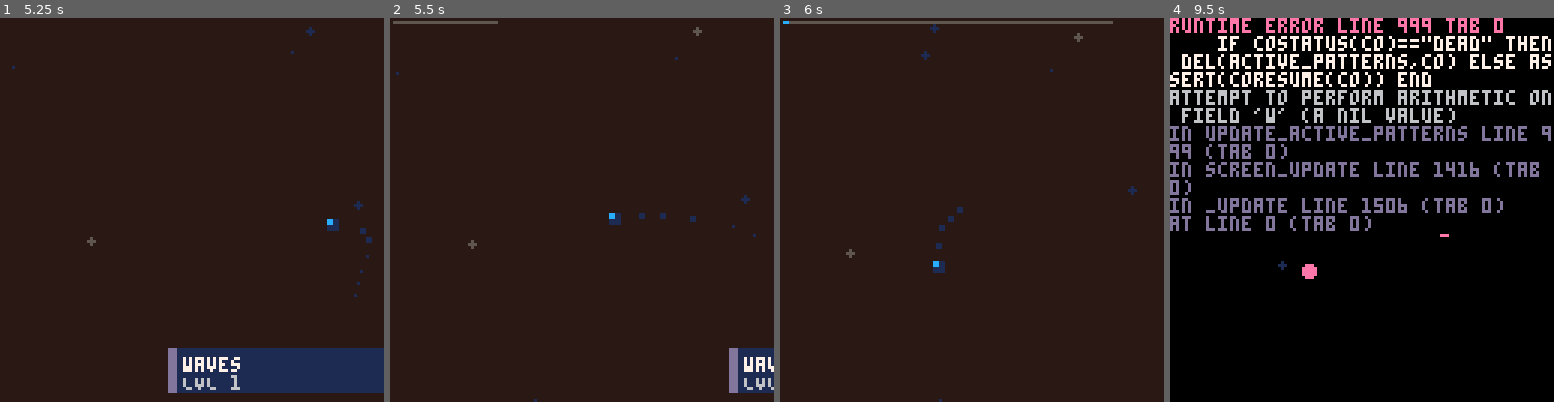
Above: before the commit, frames 1-4 (left to right).
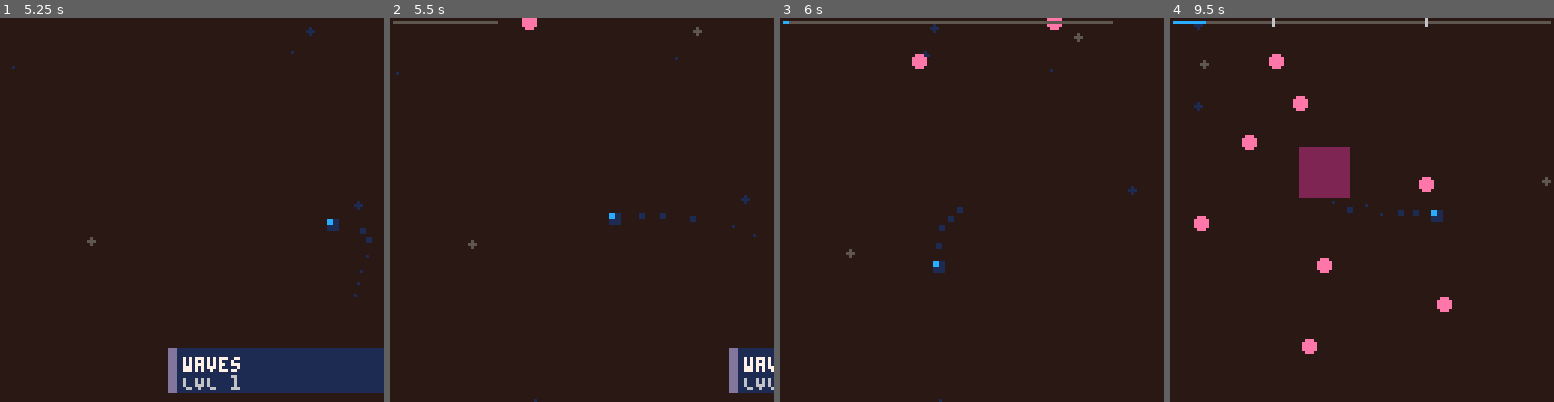
Above: after the commit, the same moments.

Repository: kastlev/tiny-shapes-and-beats
Game: PICO-8 cartridge tiny_beats_and_shapes.p8
The game is run twice, just before and just after one commit, with the same random seed, the same clock (stepped at 60 frames per second) and the same inputs.
Inputs:
- Up to frame 1 (5.25 s): tap X (X key) at 0.33, 1.07, 1.85, 2.97, 4.08, 5.2 s; tap O (Z key) at 0.7, 1.7, 2.1, 2.5, 2.9, 3.3, 3.7, 4.1, 4.5, 4.9 s; hold Right 1.6-2.1 s; hold Up 2.15-2.42 s; hold Right 2.47-3.03 s; hold Left 3.08-3.58 s; hold Down 3.63-3.97 s; hold Right 4.02-4.68 s; hold Up 4.73-5.03 s; hold Left from 5.08 s (still down)
- Up to frame 2 (5.5 s): keep holding Left; tap O (Z key) at 5.3 s
- Up to frame 3 (6 s): release Left at 5.68 s; tap O (Z key) at 5.7 s; hold Down from 5.73 s (still down)
- Up to frame 4 (9.5 s): release Down at 6.03 s; hold Right 6.08-6.58 s; tap O (Z key) every 0.4 s from 6.1 to 9.3 s; tap X (X key) at 6.32, 7.43, 8.55 s; hold Right 6.63-7.13 s; hold Up 7.18-7.45 s; hold Right 7.5-8.07 s; hold Left 8.12-8.62 s; hold Down 8.67-9 s; hold Right from 9.05 s (still down)

Frame 1 is identical in both runs. In frame 2, 0.1% of the frame differs, in the area x 34-39%, y 0-4%; in frame 3, 0.2%; in frame 4, 100%, in the area x 0-100%, y 0-100%.
Error before the commit: runtime error line 999 tab 0; if costatus(co)=="dead" then del(active_patterns,co) else assert(coresume(co)) end; attempt to perform arithmetic on field 'w' (a…

Commit message:
Actualizar parámetros en la inicialización del jugador: cambiar 'h' a 'w' para mayor claridad y consistencia.

Diff:
--- a/src/levels.lua
+++ b/src/levels.lua
@@ -16,7 +16,7 @@
             elseif v=="@" then g[k]=flr(k=="x" and p.x+2 or p.y+2) end
           end
           meanwhile(function() _ENV[f](g) end)
-          wait_frames(g.w or 0)
+          wait_frames(g.wait or 0)
         end
       end
     end
@@ -43,69 +43,71 @@
 
 LEVEL_COUNT = #LEVEL_META
 
--- plantillas: "funcion;clave=valor;..."
 T = {
-  sp = "spw_loop;pattern=point;x=64;y=64;n=16;enemy_type=E_CIRCLE;size=3;color=13;warning=false;duration_frames=1;burst=true;burst_count=3;burst_speed=1.3;burst_size=2;burst_duration_frames=110;spawn_interval=5;stagger_burst_angle_offset=0.03;burst_quiet=true",
-  ai = "spw;enemy_type=E_BULLET;size=3;aim=2.2;duration_frames=120",
-  h = "spw;enemy_type=E_LINE_BI;x=64;ang=0;len=72;size=3;warning_time=20;duration_frames=18",
-  v = "spw;enemy_type=E_LINE_BI;y=64;ang=0.25;len=72;size=3;warning_time=20;duration_frames=18",
-  x = "spw;enemy_type=E_CROSS;x=64;y=64;len=72;size=3;ang_vel=0.006;warning_time=30;duration_frames=210",
-  b = "spw;enemy_type=E_CIRCLE;size=5;warning_time=25;duration_frames=1;burst=true;burst_count=10;burst_speed=1.4;burst_size=2;burst_duration_frames=110",
-  r = "spw;size=1;size_max=70;fill=false;grow_px=1.8;warning_time=20;duration_frames=40",
-  c = "spw_loop;pattern=column;column_x=-4;random=true;parallel=true;enemy_type=E_BULLET;size=3;vx=3.4;n=9;duration_frames=45",
-  ch = "spw_loop;pattern=perimeter;parallel=true;chase=true;chase_turn=0.05;size=4;warning_time=30;duration_frames=130",
-  sq = "spw_loop;enemy_type=E_SQUARE;parallel=true;near_player=true;near_range=24;size=8;warning_time=45;duration_frames=25",
+  -- ===== formas basicas =====
+  hline   = "spw;type=E_LINE_BI;x=64;ang=0;len=72;size=3;warning_frames=20;duration_frames=18",
+  vline   = "spw;type=E_LINE_BI;y=64;ang=0.25;len=72;size=3;warning_frames=20;duration_frames=18",
+  cross   = "spw;type=E_CROSS;x=64;y=64;len=72;size=3;ang_vel=0.006;warning_frames=30;duration_frames=210",
+  burst   = "spw;type=E_CIRCLE;size=5;warning_frames=25;duration_frames=1;burst=true;burst_count=10;burst_speed=1.4;burst_size=2;burst_duration_frames=110",
+  ring    = "spw;size=1;size_max=70;fill=false;grow_px=1.8;warning_frames=20;duration_frames=40",
+  column  = "spw_loop;pattern=column;column_x=-4;random=true;parallel=true;type=E_BULLET;size=3;vx=3.4;n=9;duration_frames=45",
+  chasers = "spw_loop;pattern=perimeter;parallel=true;chase=true;chase_turn=0.05;size=4;warning_frames=30;duration_frames=130",
+  squares = "spw_loop;type=E_SQUARE;parallel=true;near_player=true;near_range=24;size=8;warning_frames=45;duration_frames=25",
+  rain    = "spw_loop;pattern=row;random=true;n=3;parallel=true;type=E_BULLET;size=3;vy=1.5;duration_frames=100",
+  -- aimed : bala apuntada al jugador. aim = velocidad (< 2.5, tu velocidad maxima).
+  aimed   = "spw;type=E_BULLET;size=3;aim=2.2;duration_frames=120",
+  -- spiral: n emisores de 1 frame, cada uno con angulo +0.03. Dura n*spawn_interval (80 f).
+  spiral  = "spw_loop;pattern=point;x=64;y=64;n=16;type=E_CIRCLE;size=3;color=13;warning=false;duration_frames=1;burst=true;burst_count=3;burst_speed=1.3;burst_size=2;burst_duration_frames=110;spawn_interval=5;stagger_burst_angle_offset=0.03;burst_quiet=true",
+  -- emitter: entra desde un borde (x,y -> target_x,target_y), se queda 20 f y suelta un anillo.
+  --          ease_move=out_quad ya es lineal (tu _ease). Para sensacion "out" usa ease_move=lerp;lerp_factor=.15
+  emitter = "spw;type=E_CIRCLE;size=4;warning=false;ease_move=out_quad;duration_frames=30;hold_frames=20;flicker=true;burst=true",
+
   -- ===== ZONAS (E_HOLE: lo de FUERA del circulo es letal) =====
-  -- hl : zona quieta. size = radio seguro. Dura warning_time + duration_frames.
-  hl = "spw;enemy_type=E_HOLE;x=64;y=64;size=36;warning_time=45;duration_frames=195",
-  -- o  : zona que orbita. orbit_radius = tamano de la orbita, orbit_speed = vueltas/frame
-  --      (0.006 ~ 0.8 px/frame, 0.009 ~ 1.5 px/frame). x = punto de partida.
-  o = "spw;enemy_type=E_HOLE;orbit=true;orbit_cx=64;orbit_cy=64;orbit_ang=0;orbit_radius=22;orbit_speed=0.006;x=86;y=64;size=34;warning_time=45;duration_frames=315",
-  -- l  : mitad de un "lente". Se lanzan DOS con orbit_ang distinto y solo la interseccion es segura.
-  l = "spw;enemy_type=E_HOLE;orbit=true;orbit_cx=64;orbit_cy=64;orbit_radius=12;orbit_speed=0.006;y=64;size=36;warning_time=30;duration_frames=330",
-  -- j  : zona de salto. Nace en x,y, vive duration_frames y desaparece.
-  j = "spw;enemy_type=E_HOLE;size=28;warning_time=30;duration_frames=90",
-  -- k  : balas que caen desde arriba.
-  k = "spw_loop;pattern=row;random=true;n=3;parallel=true;enemy_type=E_BULLET;size=3;vy=1.5;duration_frames=100",
-  -- rz : anillo para usar DENTRO de una zona.
-  --   size_max        = radio del hoyo + 2. Mas grande no sirve: afuera ya es letal.
-  --   grow_px         = velocidad. Es la perilla principal de dificultad.
-  --   duration_frames = ceil(size_max / grow_px) + 1. Si es menor, el anillo muere a medio crecer.
-  --   warning_time    = frames que tienes para reaccionar antes de que empiece a crecer
-  --                     (el warning es solo un punto en el centro).
-  --   Tabla (size_max=30):  grow_px 0.7 -> duration 43 (facil)
-  --                         grow_px 0.9 -> duration 34 (normal)
-  --                         grow_px 1.2 -> duration 26 (dificil)
-  rz = "spw;size=1;size_max=30;fill=false;grow_px=0.9;warning_time=30;duration_frames=34"
+  -- zone    : zona quieta. size = radio seguro. Dura warning_frames + duration_frames.
+  zone     = "spw;type=E_HOLE;x=64;y=64;size=36;warning_frames=45;duration_frames=195",
+  -- orbzone : zona que orbita. orbit_radius = tamano de la orbita, orbit_speed = vueltas/frame
+  --           (0.006 ~ 0.8 px/frame, 0.009 ~ 1.5 px/frame). x = punto de partida.
+  orbzone  = "spw;type=E_HOLE;orbit=true;orbit_cx=64;orbit_cy=64;orbit_ang=0;orbit_radius=22;orbit_speed=0.006;x=86;y=64;size=34;warning_frames=45;duration_frames=315",
+  -- lens    : mitad de un "lente". Se lanzan DOS con orbit_ang distinto; solo la interseccion es segura.
+  lens     = "spw;type=E_HOLE;orbit=true;orbit_cx=64;orbit_cy=64;orbit_radius=12;orbit_speed=0.006;y=64;size=36;warning_frames=30;duration_frames=330",
+  -- jumpzone: zona de salto. Nace en x,y, vive duration_frames y desaparece.
+  jumpzone = "spw;type=E_HOLE;size=28;warning_frames=30;duration_frames=90",
+  -- zonering: anillo para usar DENTRO de una zona.
+  --   size_max        = radio del hoyo + 2 (mas grande no sirve: afuera ya es letal)
+  --   grow_px         = velocidad, la perilla principal de dificultad
+  --   duration_frames = ceil(size_max / grow_px) + 1 (si es menor, muere a medio crecer)
+  --   warning_frames  = frames para reaccionar (el warning es solo un punto en el centro)
+  --   Tabla (size_max=30): grow_px 0.7 -> 43 (facil) | 0.9 -> 34 (normal) | 1.2 -> 26 (dificil)
+  zonering = "spw;size=1;size_max=30;fill=false;grow_px=0.9;warning_frames=30;duration_frames=34"
 }
 
 function level_1()
   level_setup(1)
   play {
     -- m1-2 lluvia lenta
-    "spw_loop;pattern=row;random=true;n=8;parallel=true;stagger=15;enemy_type=E_BULLET;vy=0.9;size=2;duration_frames=220;w=120",
+    "spw_loop;pattern=row;random=true;n=8;parallel=true;stagger=15;type=E_BULLET;vy=0.9;size=2;duration_frames=220;wait=120",
     -- m3-5 cuadrados cerca del jugador
-    "sq;n=8;stagger=15;w=120",
-    "sq;n=2;stagger=30/sq;n=2;stagger=30;w=60",
+    "squares;n=8;stagger=15;wait=120",
+    "squares;n=2;stagger=30/squares;n=2;stagger=30;wait=60",
     -- m6-7 anillos lentos
-    "spw_loop;pattern=point;x=64;y=64;n=2;parallel=true;stagger=30;size=1;size_max=92;fill=false;grow_px=1.4;warning_time=30;duration_frames=70;w=120",
+    "spw_loop;pattern=point;x=64;y=64;n=2;parallel=true;stagger=30;size=1;size_max=92;fill=false;grow_px=1.4;warning_frames=30;duration_frames=70;wait=120",
     120, -- m8-9 respiro + checkpoint 1
     -- m10-14 perseguidores
-    "ch;n=4;stagger=30;chase_speed=0.9;w=120",
-    "ch;n=8;stagger=15;chase_speed=1.0;w=120",
-    "ch;n=12;stagger=5;chase_speed=1.1;w=60",
+    "chasers;n=4;stagger=30;chase_speed=0.9;wait=120",
+    "chasers;n=8;stagger=15;chase_speed=1.0;wait=120",
+    "chasers;n=12;stagger=5;chase_speed=1.1;wait=60",
     -- m15-18 columnas desde la derecha
-    "4*c;column_x=140;n=5;vx=-2.2;duration_frames=80;w=30",
-    "4*c;column_x=140;n=7;vx=-2.6;duration_frames=80;w=30",
+    "4*column;column_x=140;n=5;vx=-2.2;duration_frames=80;wait=30",
+    "4*column;column_x=140;n=7;vx=-2.6;duration_frames=80;wait=30",
     60, -- m19 respiro + checkpoint 2
     -- m20-24 bola que rebota + anillos
-    "spw;x=20;y=20;vx=1.9;vy=1.5;size=3;warning_time=30;duration_frames=270;bounce=true;bounce_speed_mult=1.05;bounce_size_mult=1.06",
-    "2*r;grow_px=1.5;warning_time=30;duration_frames=50;w=60",
-    "6*r;grow_px=1.5;warning_time=30;duration_frames=50;w=30",
+    "spw;x=20;y=20;vx=1.9;vy=1.5;size=3;warning_frames=30;duration_frames=270;bounce=true;bounce_speed_mult=1.05;bounce_size_mult=1.06",
+    "2*ring;grow_px=1.5;warning_frames=30;duration_frames=50;wait=60",
+    "6*ring;grow_px=1.5;warning_frames=30;duration_frames=50;wait=30",
     -- m25-26 final
-    "b;x=64;y=64;warning_time=30;burst_count=12;burst_speed=1.3;w=30",
-    "b;x=64;y=64;warning_time=30;burst_count=12;burst_speed=1.3;burst_angle_offset=0.04;w=30",
-    "spw_loop;pattern=point;x=64;y=64;n=3;parallel=true;stagger=5;size=1;size_max=100;fill=false;grow_px=1.6;warning_time=30;duration_frames=65;w=60"
+    "burst;x=64;y=64;warning_frames=30;burst_count=12;burst_speed=1.3;wait=30",
+    "burst;x=64;y=64;warning_frames=30;burst_count=12;burst_speed=1.3;burst_angle_offset=0.04;wait=30",
+    "spw_loop;pattern=point;x=64;y=64;n=3;parallel=true;stagger=5;size=1;size_max=100;fill=false;grow_px=1.6;warning_frames=30;duration_frames=65;wait=60"
   }
 end
 
@@ -113,108 +115,107 @@
   level_setup(2)
   play {
     -- m1-4 lineas apuntadas al jugador
-    "2*h;y=@;warning_time=25;w=30/v;x=@;warning_time=25;w=30",
-    "4*h;y=@;w=15/v;x=@;w=15",
+    "2*hline;y=@;warning_frames=25;wait=30/vline;x=@;warning_frames=25;wait=30",
+    "4*hline;y=@;wait=15/vline;x=@;wait=15",
     -- m5-8 cruces
-    "4*h;y=@/v;x=@;w=30",
-    "2*h;y=@/v;x=@/v;x=?;size=4;w=30",
-    "2*h;y=@/v;x=@/h;y=?;size=4;w=30",
+    "4*hline;y=@/vline;x=@;wait=30",
+    "2*hline;y=@/vline;x=@/vline;x=?;size=4;wait=30",
+    "2*hline;y=@/vline;x=@/hline;y=?;size=4;wait=30",
     120, -- m9-10 respiro + checkpoint 1
     -- m11-15 cruz giratoria + anillos de balas
-    "x;w=30",
-    "7*b;burst_angle_offset=?;warning_time=20;w=30",
-    "h;y=@;w=30/v;x=@;w=30",
+    "cross;wait=30",
+    "7*burst;burst_angle_offset=?;warning_frames=20;wait=30",
+    "hline;y=@;wait=30/vline;x=@;wait=30",
     -- m16-18 columnas rapidas + lineas
-    "3*c;w=15/h;y=@;warning_time=18;w=15/c;column_x=140;vx=-3.4;w=15/v;x=@;warning_time=18;w=15",
+    "3*column;wait=15/hline;y=@;warning_frames=18;wait=15/column;column_x=140;vx=-3.4;wait=15/vline;x=@;warning_frames=18;wait=15",
     120, -- m19-20 respiro + checkpoint 2
     -- m21-27 lineas + perseguidores + bola
-    "spw;x=20;y=20;vx=2.2;vy=1.7;size=4;warning_time=25;duration_frames=300;bounce=true;bounce_speed_mult=1.04;bounce_size_mult=1.04",
-    "ch;n=8;stagger=7;chase_speed=1.5;warning_time=25;duration_frames=150",
-    "2*h;y=@;w=30/v;x=@;w=30",
-    "2*r/v;x=?;size=4;w=30/r/h;y=?;size=4;w=30",
-    "ch;n=6;stagger=7;chase_speed=1.6;warning_time=25;duration_frames=120",
-    "6*h;y=@;warning_time=18;w=15/v;x=@;warning_time=18;w=15",
+    "spw;x=20;y=20;vx=2.2;vy=1.7;size=4;warning_frames=25;duration_frames=300;bounce=true;bounce_speed_mult=1.04;bounce_size_mult=1.04",
+    "chasers;n=8;stagger=7;chase_speed=1.5;warning_frames=25;duration_frames=150",
+    "2*hline;y=@;wait=30/vline;x=@;wait=30",
+    "2*ring/vline;x=?;size=4;wait=30/ring/hline;y=?;size=4;wait=30",
+    "chasers;n=6;stagger=7;chase_speed=1.6;warning_frames=25;duration_frames=120",
+    "6*hline;y=@;warning_frames=18;wait=15/vline;x=@;warning_frames=18;wait=15",
     120, -- m28-29 respiro + checkpoint 3
     -- m30-35 final
-    "x;ang_vel=0.007;w=30",
-    "4*b;burst_count=12;burst_speed=1.5;burst_angle_offset=?;warning_time=20;w=30",
-    "c;w=15/v;x=@;warning_time=15;w=15/c;column_x=140;vx=-3.4;w=15/h;y=@;warning_time=15;w=15/c;w=15/v;x=@;warning_time=15;w=15",
+    "cross;ang_vel=0.007;wait=30",
+    "4*burst;burst_count=12;burst_speed=1.5;burst_angle_offset=?;warning_frames=20;wait=30",
+    "column;wait=15/vline;x=@;warning_frames=15;wait=15/column;column_x=140;vx=-3.4;wait=15/hline;y=@;warning_frames=15;wait=15/column;wait=15/vline;x=@;warning_frames=15;wait=15",
     -- ultimos 4 pares de beats: entra todo junto
-    "h;y=@;warning_time=15/v;x=@;warning_time=15/r;w=30",
-    "c/h;y=@;warning_time=15;w=30",
-    "b;burst_count=12;burst_speed=1.5;burst_angle_offset=?/h;y=@;warning_time=15/v;x=@;warning_time=15;w=30",
-    "c;column_x=140;vx=-3.4/h;y=@;warning_time=15/v;x=@;warning_time=15/r/b;burst_count=12;burst_speed=1.5;burst_angle_offset=?;w=30"
+    "hline;y=@;warning_frames=15/vline;x=@;warning_frames=15/ring;wait=30",
+    "column/hline;y=@;warning_frames=15;wait=30",
+    "burst;burst_count=12;burst_speed=1.5;burst_angle_offset=?/hline;y=@;warning_frames=15/vline;x=@;warning_frames=15;wait=30",
+    "column;column_x=140;vx=-3.4/hline;y=@;warning_frames=15/vline;x=@;warning_frames=15/ring/burst;burst_count=12;burst_speed=1.5;burst_angle_offset=?;wait=30"
   }
 end
 
 -- =====================================================================
--- NIVEL 3 "zona"  ·  120 BPM  ·  1 beat = 15 f  ·  1 compas = 60 f
+-- NIVEL 3 "zona"  -  120 BPM  -  1 beat = 15 f  -  1 compas = 60 f
 -- Total: 2400 f (40 compases)
 --
 -- Formato de cada linea de play{}:
 --   numero          -> espera ese numero de frames
 --   "N*plantilla"   -> repite la linea N veces
 --   "a/b/c"         -> lanza a, b y c a la vez
---   ";w=30"         -> despues de lanzar ESE patron, espera 30 f
+--   ";wait=30"      -> despues de lanzar ESE patron, espera 30 f
 --   "x=@ / y=@"     -> posicion actual del jugador
 --   "?"             -> valor aleatorio
 --
--- REGLA DE LAS ZONAS: la suma de los w= de cada tramo debe ser igual a
--- warning_time + duration_frames de su hoyo. Asi nace el siguiente justo
+-- REGLA DE LAS ZONAS: la suma de los wait= de cada tramo debe ser igual a
+-- warning_frames + duration_frames de su hoyo. Asi nace el siguiente justo
 -- cuando muere el anterior y los tiempos caen en beat.
 -- =====================================================================
 function level_3()
   level_setup(3)
   play {
-    -- ---- m1-4 (240 f) · zona quieta: solo aprendes que afuera duele ----
-    -- hl: 45 de warning + 195 de vida = 240 f
-    "hl;w=45",
-    "3*c;vx=1.4;n=3;duration_frames=110;w=60",   -- 3 volleys lentos, uno por compas (180 f)
-    15,                                           -- ajuste para llegar a 240
-
-    -- ---- m5-10 (360 f) · la zona orbita (~0.8 px/frame): hay que seguirla ----
-    -- o: 45 de warning + 315 de vida = 360 f
-    "o;w=45",
-    "5*c;vx=1.6;n=3;duration_frames=100;w=30/k;w=30",  -- 5 x (columna + lluvia) = 300 f
+    -- ---- m1-4 (240 f) zona quieta: solo aprendes que afuera duele ----
+    -- zone: 45 de warning + 195 de vida = 240 f
+    "zone;wait=45",
+    "3*column;vx=1.4;n=3;duration_frames=110;wait=60",   -- 3 volleys lentos, uno por compas (180 f)
+    15,                                                   -- ajuste para llegar a 240
+
+    -- ---- m5-10 (360 f) la zona orbita (~0.8 px/frame): hay que seguirla ----
+    -- orbzone: 45 de warning + 315 de vida = 360 f
+    "orbzone;wait=45",
+    "5*column;vx=1.6;n=3;duration_frames=100;wait=30/rain;wait=30",  -- 5 x (columna + lluvia) = 300 f
     15,
 
-    120, -- m11-12 · RESPIRO + checkpoint 1 (el marcador tarda ~46-80 f en llegar)
-
-    -- ---- m13-22 (600 f) · SALTOS: la zona cambia de lugar cada 2 compases ----
+    120, -- m11-12 RESPIRO + checkpoint 1 (el marcador tarda ~46-80 f en llegar)
+
+    -- ---- m13-22 (600 f) SALTOS: la zona cambia de lugar cada 2 compases ----
     -- Cada salto (120 f):
-    --   j  -> nace la zona (warning pinta todo oscuro menos el circulo nuevo)
-    --   rz -> sale del centro y obliga a hacer dash; arranca cuando la zona ya es real
-    --   k  -> balas desde arriba para que no te quedes quieto
-    -- 1er salto: warning 45 + vida 75 = 120 f (centro de la pantalla)
-    "j;x=64;y=64;warning_time=45;duration_frames=75;w=45/rz;x=64;y=64;w=30/k;w=45",
+    --   jumpzone -> nace la zona (el warning pinta todo oscuro menos el circulo nuevo)
+    --   zonering -> sale del centro y obliga a hacer dash
+    --   rain     -> balas desde arriba para que no te quedes quieto
+    -- 1er salto: warning 45 + vida 75 = 120 f (centro)
+    "jumpzone;x=64;y=64;warning_frames=45;duration_frames=75;wait=45/zonering;x=64;y=64;wait=30/rain;wait=45",
     -- 2do a 5to salto: warning 30 + vida 90 = 120 f cada uno (las 4 esquinas)
-    "j;x=36;y=36;w=30/rz;x=36;y=36;w=30/k;w=60",
-    "j;x=92;y=36;w=30/rz;x=92;y=36;w=30/k;w=60",
-    "j;x=92;y=92;w=30/rz;x=92;y=92;w=30/k;w=60",
-    "j;x=36;y=92;w=30/rz;x=36;y=92;w=30/k;w=60",
-
-    120, -- m23-24 · RESPIRO + checkpoint 2
-
-    -- ---- m25-30 (360 f) · zona chica y rapida + lineas + perseguidores ----
-    -- o chica: 30 de warning + 330 de vida = 360 f. orbit_speed 0.009 ~ 1.5 px/frame
-    "o;orbit_radius=26;x=90;orbit_speed=0.009;size=28;warning_time=30;duration_frames=330;w=30",
-    "2*h;y=@;w=30/v;x=@;w=30",                    -- lineas apuntadas (120 f)
-    "ch;n=4;stagger=15;chase_speed=1.2;warning_time=25;duration_frames=130;w=60",
-    "2*h;y=@;w=30/v;x=@;w=30",                    -- (120 f)
-    "rz;x=64;y=64;w=30",                          -- anillo lento desde el centro (30 f)
-
-    -- ---- m31-36 (360 f) · EL LENTE: dos hoyos opuestos, solo la interseccion es segura ----
-    -- l: 30 de warning + 330 de vida = 360 f
+    "jumpzone;x=36;y=36;wait=30/zonering;x=36;y=36;wait=30/rain;wait=60",
+    "jumpzone;x=92;y=36;wait=30/zonering;x=92;y=36;wait=30/rain;wait=60",
+    "jumpzone;x=92;y=92;wait=30/zonering;x=92;y=92;wait=30/rain;wait=60",
+    "jumpzone;x=36;y=92;wait=30/zonering;x=36;y=92;wait=30/rain;wait=60",
+
+    120, -- m23-24 RESPIRO + checkpoint 2
+
+    -- ---- m25-30 (360 f) zona chica y rapida + lineas + perseguidores ----
+    -- orbzone chica: 30 de warning + 330 de vida = 360 f. orbit_speed 0.009 ~ 1.5 px/frame
+    "orbzone;orbit_radius=26;x=90;orbit_speed=0.009;size=28;warning_frames=30;duration_frames=330;wait=30",
+    "2*hline;y=@;wait=30/vline;x=@;wait=30",              -- lineas apuntadas (120 f)
+    "chasers;n=4;stagger=15;chase_speed=1.2;warning_frames=25;duration_frames=130;wait=60",
+    "2*hline;y=@;wait=30/vline;x=@;wait=30",              -- (120 f)
+    "zonering;x=64;y=64;wait=30",                         -- anillo lento desde el centro (30 f)
+
+    -- ---- m31-36 (360 f) EL LENTE: dos hoyos opuestos, solo la interseccion es segura ----
+    -- lens: 30 de warning + 330 de vida = 360 f
     -- orbit_ang 0 y 0.5 = lados opuestos. Subir orbit_radius achica el lente, bajarlo lo agranda.
-    "l;orbit_ang=0;x=76/l;orbit_ang=0.5;x=52;w=30",
-    -- 3 x (anillo del centro + lluvia): dentro del lente el anillo llega a ~34 px de alto
-    "3*rz;x=64;y=64;size_max=34;duration_frames=38;w=45/k;w=45",   -- 270 f
-    "ch;n=3;stagger=15;chase_speed=1.2;warning_time=25;duration_frames=100;w=60",
-
-    -- ---- m37-40 (240 f) · FINAL: zona chica quieta con todo dentro ----
-    -- hl: 30 de warning + 210 de vida = 240 f
-    "hl;size=28;warning_time=30;duration_frames=210/x;w=30",    -- zona + cruz giratoria
-    "2*b;x=64;y=64;burst_count=12;burst_speed=1.4;burst_angle_offset=?;warning_time=20;w=45/c;column_x=140;vx=-2.2;n=4;duration_frames=90;w=45",
+    "lens;orbit_ang=0;x=76/lens;orbit_ang=0.5;x=52;wait=30",
+    "3*zonering;x=64;y=64;size_max=34;duration_frames=38;wait=45/rain;wait=45",   -- 270 f
+    "chasers;n=3;stagger=15;chase_speed=1.2;warning_frames=25;duration_frames=100;wait=60",
+
+    -- ---- m37-40 (240 f) FINAL: zona chica quieta con todo dentro ----
+    -- zone: 30 de warning + 210 de vida = 240 f
+    "zone;size=28;warning_frames=30;duration_frames=210/cross;wait=30",
+    "2*burst;x=64;y=64;burst_count=12;burst_speed=1.4;burst_angle_offset=?;warning_frames=20;wait=45/column;column_x=140;vx=-2.2;n=4;duration_frames=90;wait=45",
     30
   }
 end
--- a/src/player.lua
+++ b/src/player.lua
@@ -1,6 +1,6 @@
 function init_player()
 	p = _kv_parts(split(
-		"hp=1;hp_max=4;x=61;y=61;input_x=0;input_y=0;acc=0.9;friction=0.8;dx=0;dy=0;max_dx=2.5;max_dy=2.5;sp=1;flip_x=false;flip_y=false;scl_x=1;scl_y=1;wait=4;h=4;dash_dir_x=0;dash_dir_y=0;dash_ti …(427 unchanged characters)…
+		"hp=1;hp_max=4;x=61;y=61;input_x=0;input_y=0;acc=0.9;friction=0.8;dx=0;dy=0;max_dx=2.5;max_dy=2.5;sp=1;flip_x=false;flip_y=false;scl_x=1;scl_y=1;w=4;h=4;dash_dir_x=0;dash_dir_y=0;dash_ti …(427 unchanged characters)…
 		";"
 	))
 end
